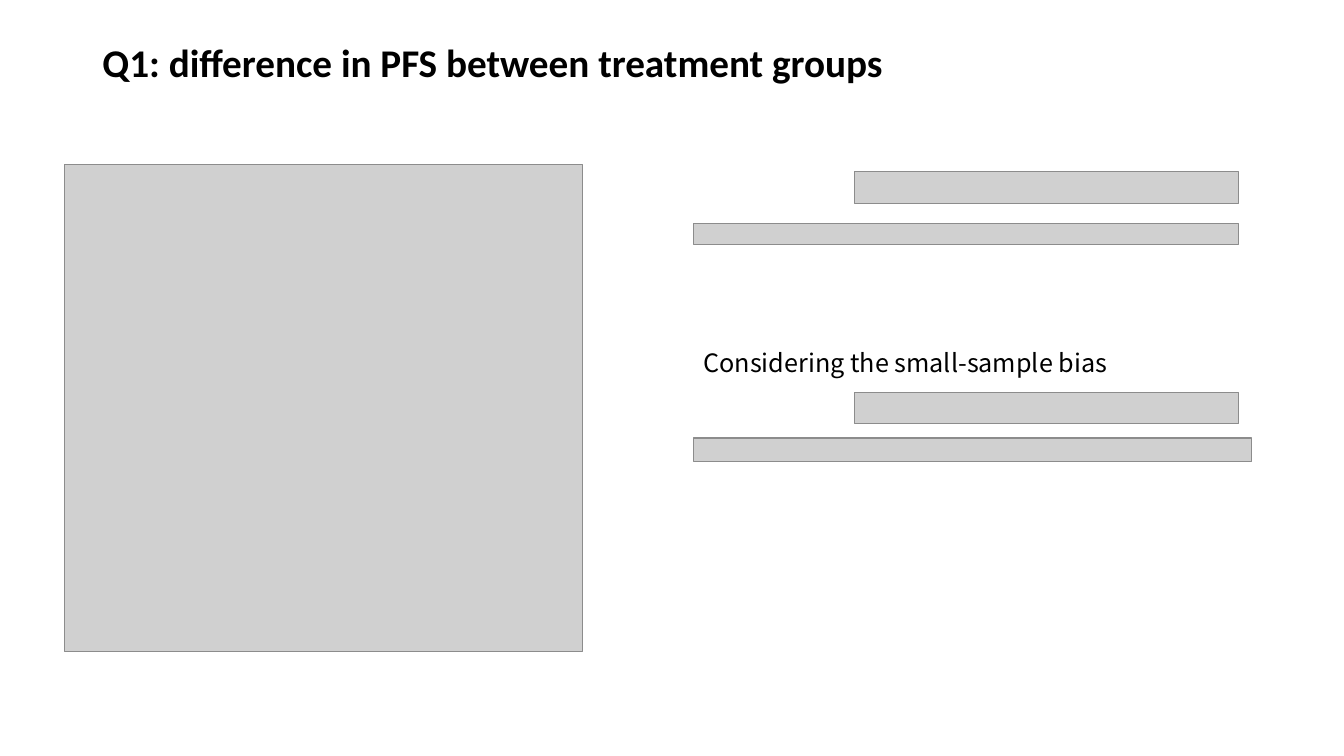
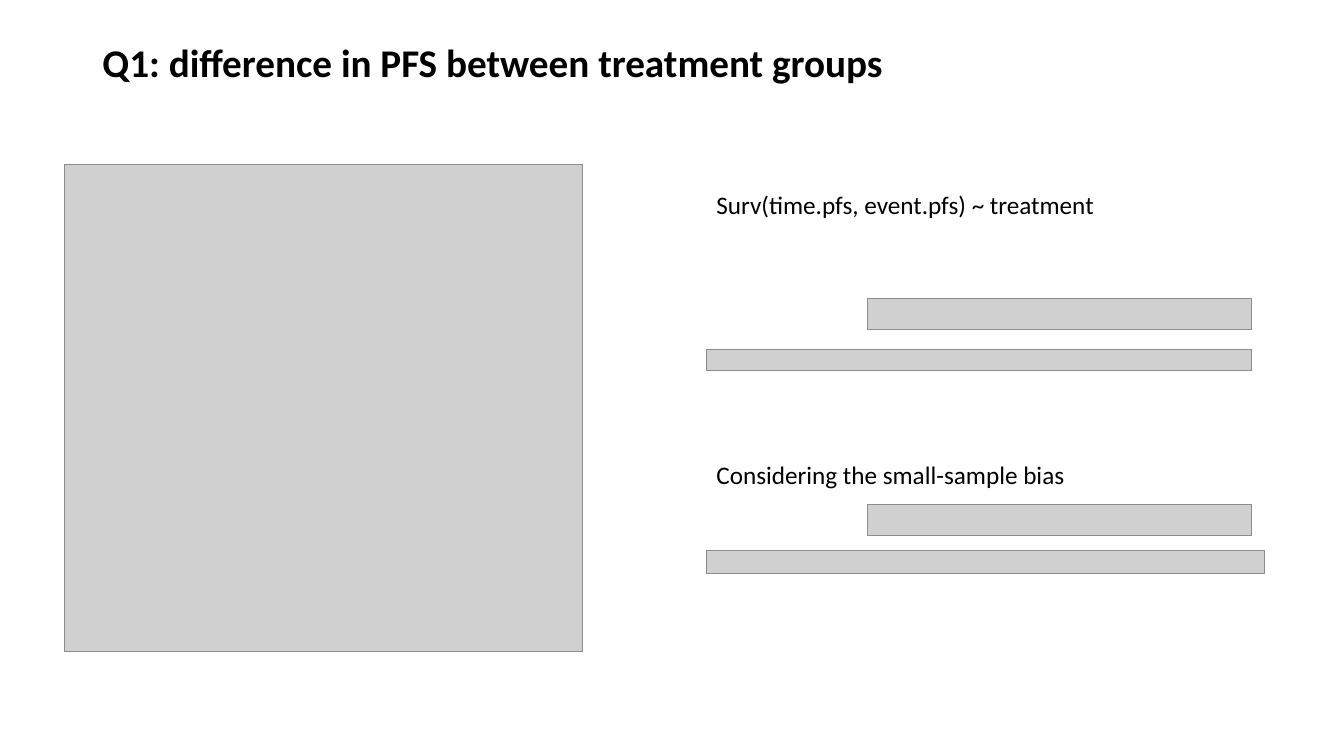
Before and after one commit to zhxiaokang/ALICE, a slide deck: slide 1 of summary.pptx. Drawn at 1344x756 pixels with LibreOffice and Linux fonts; fonts in the diff are those of the drawing; grey boxes stand for pictures. Boxes give left, top, right and bottom in pixels: in the first picture for what was removed or moved away, otherwise in the second. Text is boxed around its words. In the diff, an @@ line names an element or a change of style, - is before the commit and + after.

```diff
--- a/summary.pptx
+++ b/summary.pptx
@@ text added at bbox=[716, 195, 1094, 218], 18 pt, text #000000 @@
+Surv(time.pfs, event.pfs) ~ treatment
@@ picture: place and size @@
-picture at bbox=[855, 171, 1239, 203]
+picture at bbox=[867, 298, 1251, 330]
@@ picture: place and size @@
-picture at bbox=[694, 224, 1239, 245]
+picture at bbox=[707, 350, 1252, 371]
@@ text "Considering the small-sample bias": place and size @@
-text "Considering the small-sample bias" at bbox=[703, 352, 1107, 379]
+text "Considering the small-sample bias" at bbox=[716, 466, 1064, 489]
@@ text "Considering the small-sample bias" at bbox=[716, 466, 1064, 489]: font Noto Sans CJK SC to Calibri @@
@@ picture: place and size @@
-picture at bbox=[855, 392, 1239, 423]
+picture at bbox=[867, 504, 1251, 535]
@@ picture: place and size @@
-picture at bbox=[694, 439, 1252, 462]
+picture at bbox=[707, 551, 1265, 574]
```
Also in this commit, not shown: 2 other slides changed.
